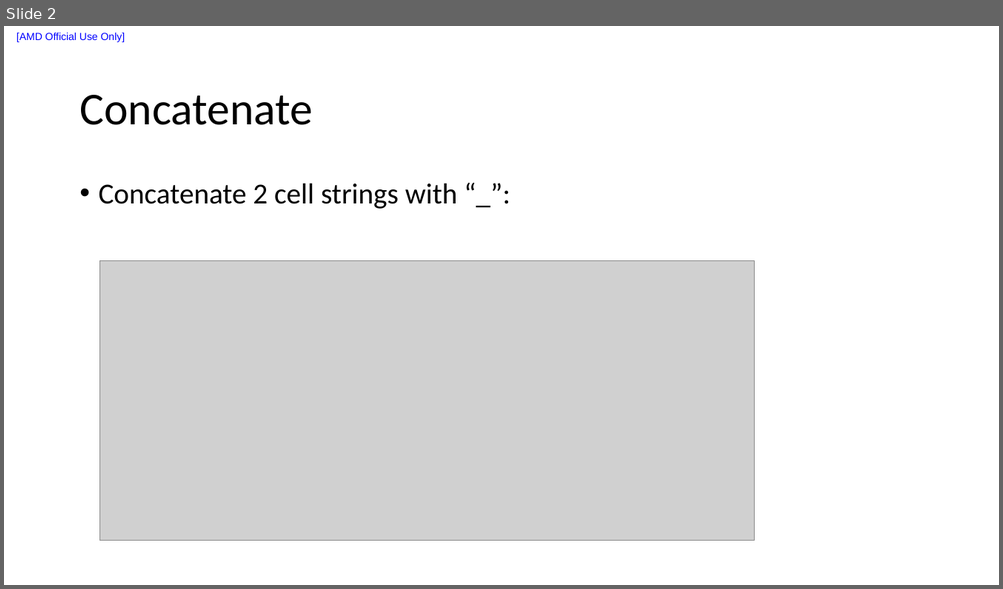
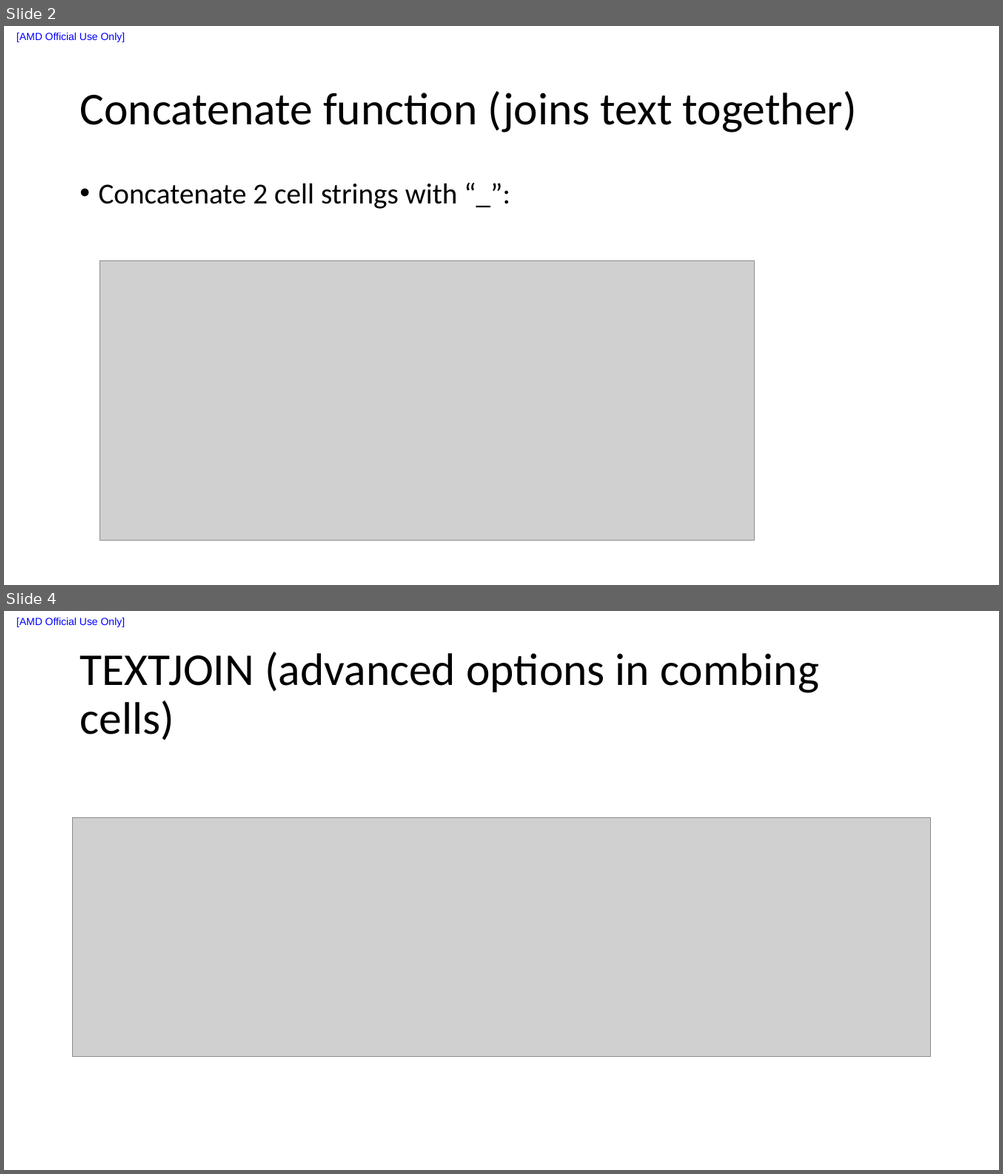
Before and after one commit to liuxu-github-ui/Excel, a slide deck: ExcelFundamentalsfordataanalysis.pptx. Shown one above the other, each under a label of ours: slide 2 before the commit, slides 2 and 4 after it; the slides between them are not shown. The pictures are 1003x589 and 1003x1174 pixels, drawn with LibreOffice and Linux fonts; fonts in the diff are those of the drawing; grey boxes stand for pictures. Boxes give left, top, right and bottom in pixels: in the first picture for what was removed or moved away, otherwise in the second. Text is boxed around its words. In the diff, an @@ line names an element or a change of style, - is before the commit and + after.

```diff
--- a/ExcelFundamentalsfordataanalysis.pptx
+++ b/ExcelFundamentalsfordataanalysis.pptx
@@ slide 4 added at [4,611,999,1170], background #FFFFFF; not listed: 1 template element that a slide beside it also shows @@
@@ title added at [79,652,819,741], 44 pt, text #000000 @@
+TEXTJOIN (advanced options in combing cells)
@@ picture added at [73,818,930,1057] @@
@@ slide 2 changed as well @@
@@ title at [79,91,856,133]: text changed @@
-Concatenate
+Concatenate function (joins text together)
```
Also in this commit, not shown: 5 other slides added, 1 slide removed.
